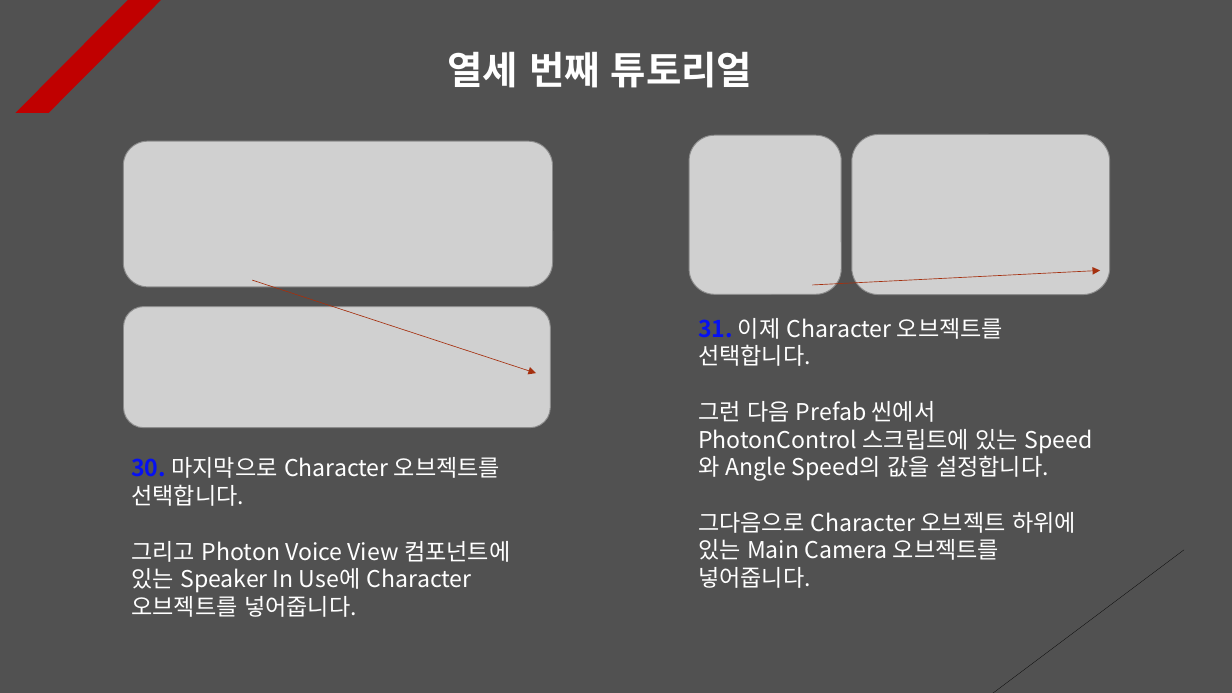
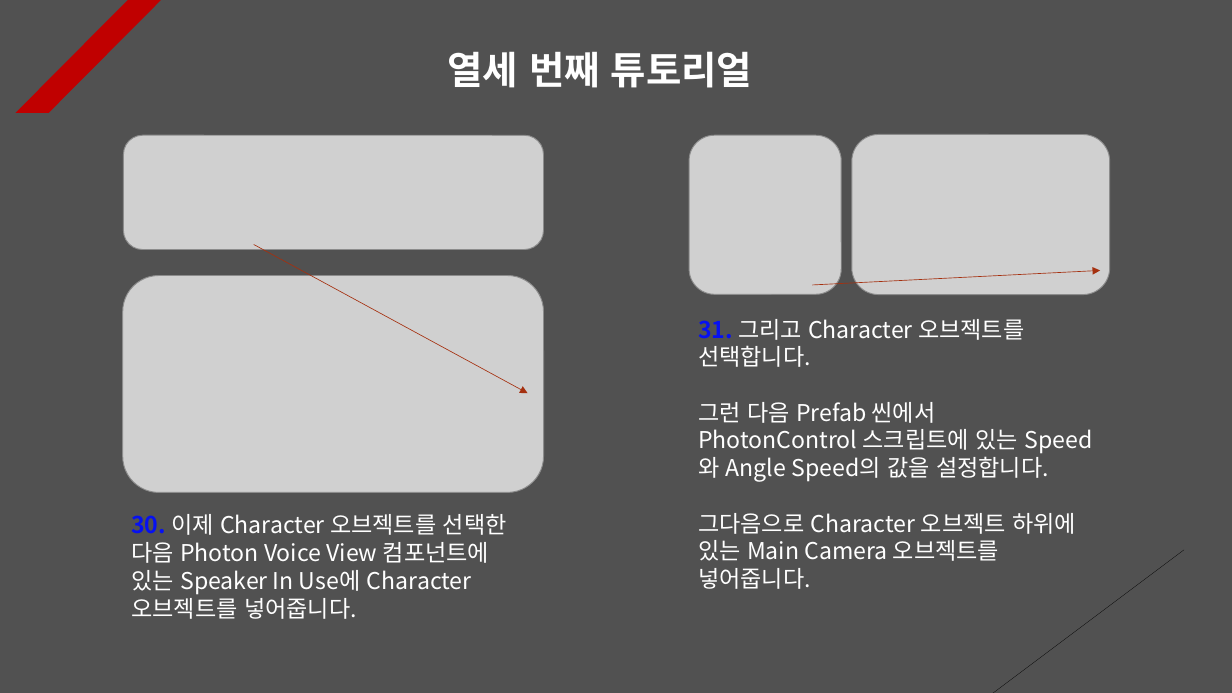
Before and after one commit to Unity2033/3D-UnityEngine, a slide deck: slide 13 of Assets/Class/Photon Server/PPT Data/Photon Synchronization.pptx. Drawn at 1232x693 pixels with LibreOffice and Linux fonts; fonts in the diff are those of the drawing; grey boxes stand for pictures. Boxes give left, top, right and bottom in pixels: in the first picture for what was removed or moved away, otherwise in the second. Text is boxed around its words. In the diff, an @@ line names an element or a change of style, - is before the commit and + after.

Commit message:
Photon RPC Tutorial Renewal
- Set to receive the position of the
  crystal-generated object at
  random using the transform array

- Photon RPC material update

```diff
--- a/Assets/Class/Photon Server/PPT Data/Photon Synchronization.pptx
+++ b/Assets/Class/Photon Server/PPT Data/Photon Synchronization.pptx
@@ picture resized from (x1=123, y1=141, x2=553, y2=287) to (x1=124, y1=135, x2=544, y2=250) @@
@@ arrow moved from (252, 280) - (536, 373) to (254, 245) - (528, 394) @@
@@ picture resized from (x1=124, y1=307, x2=551, y2=428) to (x1=123, y1=275, x2=543, y2=493) @@
@@ text at (x1=698, y1=319, x2=1024, y2=367): text changed @@
-31. 이제 Character 오브젝트를 선택합니다.
+31. 그리고 Character 오브젝트를 선택합니다.
@@ text at (x1=131, y1=514, x2=507, y2=619): text changed @@
-30. 마지막으로 Character 오브젝트를 선택합니다.
-그리고 Photon Voice View 컴포넌트에 있는 Speaker In Use에 Character 오브젝트를 넣어줍니다.
+30. 이제 Character 오브젝트를 선택한 다음 Photon Voice View 컴포넌트에 있는 Speaker In Use에 Character 오브젝트를 넣어줍니다.
```
Also in this commit, not shown: 5 other slides changed, 1 slide added, 8 other files.
